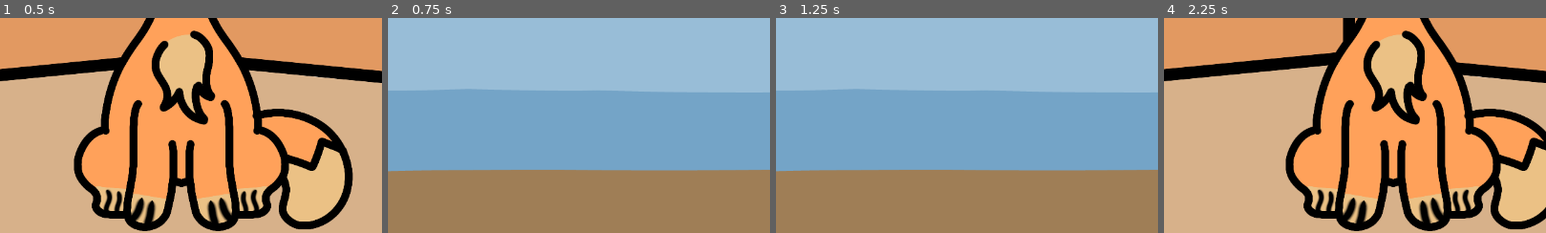
Above: before the commit, frames 1-4 (left to right).
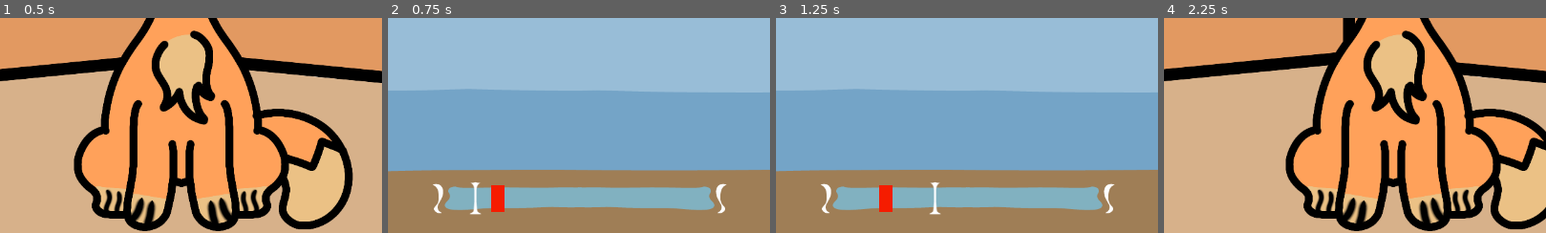
Above: after the commit, the same moments.

Repository: jhazmineaudrey/Reelin-Rifts
Game: Godot game, scene res://Scenes/MainMenu.tscn
Two runs of this game, one before a commit and one after it. Both use one fixed random seed, a clock stepped at 60 frames per second and the inputs below.
Inputs (mouse positions are % of the whole screen's width and height, from its top left):
- Up to frame 1 (0.5 s): no input
- Up to frame 2 (0.75 s): click (94, 43) at 0.5 s
- Up to frame 3 (1.25 s): no input
- Up to frame 4 (2.25 s): click (94, 43) at 1.25 s; click (4, 50) at 2 s
The pictures show only the part of the screen within x 26-76%, y 50-100%; the shares and areas given below are measured in that part.

Frame 1 is identical in both runs. In frame 2, 7.3% of the frame differs, in the area x 11-89%, y 76-92%; in frame 3, 7.3%; in frame 4, nothing differs.

Commit message:
feat: add normal fishing mechanic

Diff:
--- a/Scenes/FishingScene.tscn
+++ b/Scenes/FishingScene.tscn
@@ -15,6 +15,7 @@
 [ext_resource type="Texture2D" uid="uid://0cv8rk36xugq" path="res://Assets/LightIconHover.png" id="13_d61yx"]
 [ext_resource type="Texture2D" uid="uid://cuwwjxnyyveay" path="res://Assets/NormalIcon.png" id="14_sslnf"]
 [ext_resource type="Texture2D" uid="uid://js23n8q1lgma" path="res://Assets/NormalIconHover.png" id="15_u7kdj"]
+[ext_resource type="PackedScene" uid="uid://bgmymqbxyu420" path="res://Scenes/fishing_bar.tscn" id="16_gc7q3"]
 
 [node name="FishingScene" type="Node2D" unique_id=2084561976]
 script = ExtResource("1_yqmf6")
@@ -136,6 +137,9 @@
 texture_pressed = ExtResource("14_sslnf")
 texture_hover = ExtResource("15_u7kdj")
 
+[node name="FishingBar" parent="." unique_id=1722417014 instance=ExtResource("16_gc7q3")]
+position = Vector2(407, 632)
+
 [connection signal="pressed" from="ChangeSceneIcon" to="." method="_on_change_scene_icon_pressed"]
 [connection signal="pressed" from="VoidButton" to="." method="_on_void_button_pressed"]
 [connection signal="pressed" from="LightButton" to="." method="_on_light_button_pressed"]
--- /dev/null
+++ b/Scenes/fish_cursor_hit_area.tscn
@@ -0,0 +1,30 @@
+[gd_scene format=3 uid="uid://b26b4rfe4ggsp"]
+
+[ext_resource type="Script" uid="uid://dpv70gawkxfn" path="res://Scripts/fish_cursor_hit_area.gd" id="1_rax16"]
+
+[sub_resource type="RectangleShape2D" id="RectangleShape2D_gi3dr"]
+size = Vector2(22, 46)
+
+[node name="FishCursorHitArea" type="Area2D" unique_id=1268044461]
+script = ExtResource("1_rax16")
+
+[node name="ColorRect" type="ColorRect" parent="." unique_id=738170650]
+anchors_preset = 8
+anchor_left = 0.5
+anchor_top = 0.5
+anchor_right = 0.5
+anchor_bottom = 0.5
+offset_left = -11.0
+offset_top = -22.0
+offset_right = 11.0
+offset_bottom = 23.5
+grow_horizontal = 2
+grow_vertical = 2
+color = Color(0.95808977, 0.11040493, 1.92523e-07, 1)
+
+[node name="CollisionShape2D" type="CollisionShape2D" parent="." unique_id=1790798146]
+position = Vector2(0, 1)
+shape = SubResource("RectangleShape2D_gi3dr")
+
+[connection signal="area_entered" from="." to="." method="_on_area_entered"]
+[connection signal="area_shape_entered" from="." to="." method="_on_area_shape_entered"]
--- /dev/null
+++ b/Scenes/fishbar_cursor.tscn
@@ -0,0 +1,22 @@
+[gd_scene format=3 uid="uid://xewtqmwi17mv"]
+
+[ext_resource type="Texture2D" uid="uid://bnt1h5cpknmu4" path="res://Assets/FishBarCursor.png" id="1_08i6s"]
+[ext_resource type="Script" uid="uid://bu2wk58ndg2sy" path="res://Scripts/fishbar_cursor.gd" id="1_rtkj6"]
+
+[sub_resource type="CapsuleShape2D" id="CapsuleShape2D_rtkj6"]
+radius = 7.0
+height = 56.0
+
+[node name="FishbarCursor" type="Area2D" unique_id=1157954738]
+script = ExtResource("1_rtkj6")
+
+[node name="CollisionShape2D" type="CollisionShape2D" parent="." unique_id=938228798]
+shape = SubResource("CapsuleShape2D_rtkj6")
+
+[node name="Sprite2D" type="Sprite2D" parent="." unique_id=2040258067]
+texture = ExtResource("1_08i6s")
+region_enabled = true
+region_rect = Rect2(236, 0, 27, 60)
+
+[connection signal="area_entered" from="." to="." method="_on_area_entered"]
+[connection signal="area_exited" from="." to="." method="_on_area_exited"]
--- /dev/null
+++ b/Scenes/fishing_bar.tscn
@@ -0,0 +1,31 @@
+[gd_scene format=3 uid="uid://bgmymqbxyu420"]
+
+[ext_resource type="Script" uid="uid://d43q3x1687rq" path="res://Scripts/fishing_bar.gd" id="1_jg3am"]
+[ext_resource type="Texture2D" uid="uid://bdjgsqakdmb80" path="res://Assets/NormalFishBar.png" id="1_x0e2n"]
+[ext_resource type="Texture2D" uid="uid://bab8x8wa0xyxp" path="res://Assets/VoidFishBar.png" id="2_jg3am"]
+[ext_resource type="Texture2D" uid="uid://dbtb02ud53lre" path="res://Assets/LightFishBar.png" id="3_b0mte"]
+
+[node name="FishingBar" type="Node2D" unique_id=1722417014]
+script = ExtResource("1_jg3am")
+
+[node name="NormalProgressBar" type="TextureProgressBar" parent="." unique_id=1957277725]
+offset_right = 40.0
+offset_bottom = 40.0
+value = 100.0
+texture_progress = ExtResource("1_x0e2n")
+
+[node name="VoidProgressBar" type="TextureProgressBar" parent="." unique_id=1840619676]
+visible = false
+offset_right = 40.0
+offset_bottom = 40.0
+value = 100.0
+texture_progress = ExtResource("2_jg3am")
+
+[node name="LightProgressBar" type="TextureProgressBar" parent="." unique_id=621136466]
+visible = false
+offset_right = 40.0
+offset_bottom = 40.0
+value = 100.0
+texture_progress = ExtResource("3_b0mte")
+
+[node name="Hits" type="Node2D" parent="." unique_id=1650086649]
--- /dev/null
+++ b/Scripts/fish_cursor_hit_area.gd
@@ -0,0 +1,2 @@
+extends Area2D
+class_name FishCursorHitArea
--- /dev/null
+++ b/Scripts/fishbar_cursor.gd
@@ -0,0 +1,41 @@
+extends Area2D
+
+var hovering_over_hit = false
+var direction = "Right"
+@export var speed = 4
+
+func _process(_delta: float) -> void:
+	if self.position.x >= 449:
+		direction = "Left"
+	if self.position.x <= 47:
+		direction = "Right"
+
+	match direction:
+		"Left":
+			move_left()
+		"Right":
+			move_right()
+
+func _input(_event: InputEvent) -> void:
+	if Input.is_action_just_pressed("Fish"):
+		if hovering_over_hit:
+			self.get_parent().correct_hits += 1
+			self.get_parent().reset_hits()
+		else:
+			self.get_parent().queue_free()
+
+func _on_area_entered(area: Area2D) -> void:
+	if area is FishCursorHitArea:
+		hovering_over_hit = true
+
+func _on_area_exited(area: Area2D) -> void:
+	if area is FishCursorHitArea:
+		hovering_over_hit = false
+
+func move_right():
+	await get_tree().create_timer(0.05).timeout
+	self.position.x += 1 * speed
+
+func move_left():
+	await get_tree().create_timer(0.05).timeout
+	self.position.x -= 1 * speed
--- /dev/null
+++ b/Scripts/fishing_bar.gd
@@ -0,0 +1,30 @@
+extends Node2D
+const FISHBAR_CURSOR = preload("uid://xewtqmwi17mv")
+const FISH_CURSOR_HIT_AREA = preload("uid://b26b4rfe4ggsp")
+
+@onready var hits: Node2D = $Hits
+
+var correct_hits = 0
+
+func _ready() -> void:
+	var fishcursor = FISHBAR_CURSOR.instantiate()
+	var cursorhit = FISH_CURSOR_HIT_AREA.instantiate()
+	hits.add_child(cursorhit)
+	add_child(fishcursor)
+
+	fishcursor.position = Vector2(47, 30)
+	cursorhit.position = Vector2(randi_range(47, 449), 30)
+
+func _process(_delta: float) -> void:
+	if correct_hits == 3:
+		self.queue_free()
+
+func reset_hits():
+	if hits.get_child_count() > 0:
+		for child in hits.get_children():
+			child.queue_free()
+
+
+	var cursorhit = FISH_CURSOR_HIT_AREA.instantiate()
+	hits.add_child(cursorhit)
+	cursorhit.position = Vector2(randi_range(47, 449), 30)
--- a/project.godot
+++ b/project.godot
@@ -45,6 +45,11 @@
 "events": [Object(InputEventMouseButton,"resource_local_to_scene":false,"resource_name":"","device":-1,"window_id":0,"a …(253 unchanged characters)…
 ]
 }
+Fish={
+"deadzone": 0.2,
+"events": [Object(InputEventKey,"resource_local_to_scene":false,"resource_name":"","device":-1,"window_id":0,"alt_pressed":false,"shift_pressed":false,"ctrl_pressed":false,"meta_pressed":false,"pressed":false,"keycode":0,"physical_keycode":69,"key_label":0,"unicode":101,"location":0,"echo":false,"script":null)
+]
+}
 
 [physics]
 
Not shown, added: Scripts/fish_cursor_hit_area.gd.uid
Not shown, added: Scripts/fishbar_cursor.gd.uid
Not shown, added: Scripts/fishing_bar.gd.uid
